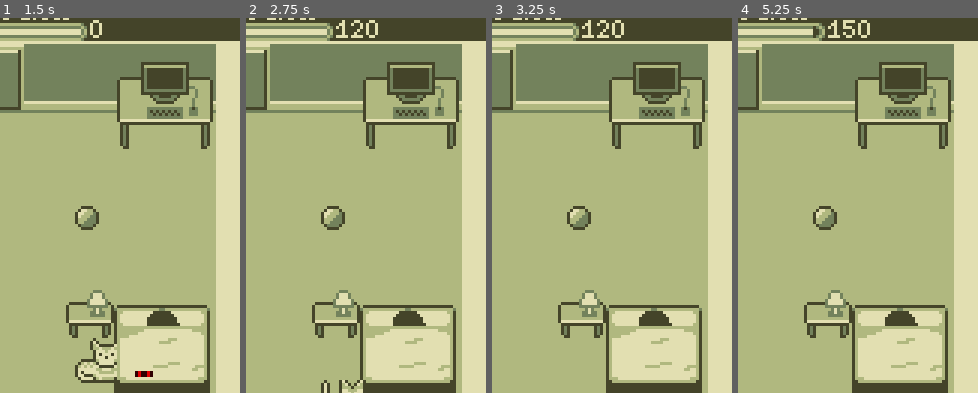
Above: before the commit, frames 1-4 (left to right).
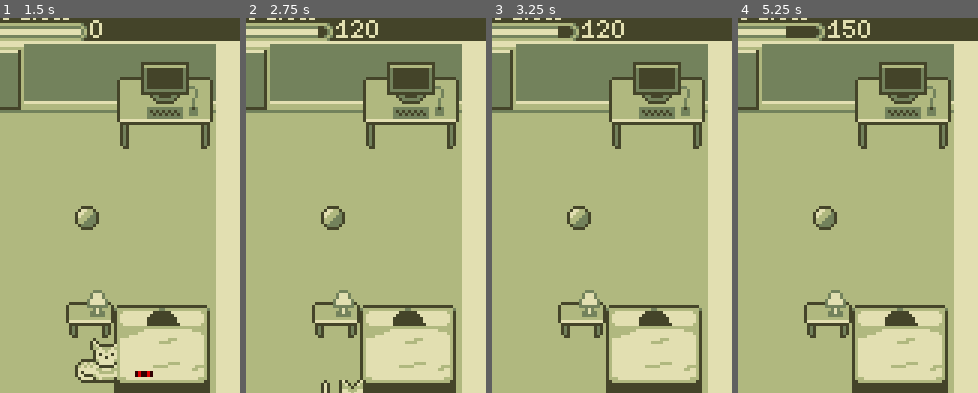
Above: after the commit, the same moments.

Repository: RoxT/legendary-octo-eureka
Game: Godot game, scene res://MainMenu.tscn
Two runs of this game, one before a commit and one after it. Both use one fixed random seed, a clock stepped at 60 frames per second and the inputs below.
Inputs:
- Up to frame 1 (1.5 s): tap Enter at 0.5 s; hold Right (ui_right) 0.53-1.25 s; tap S (sleep) at 0.6 s; tap Space (jump) at 0.77 s; click "Sleep" at 1.25 s
- Up to frame 2 (2.75 s): hold Down (ui_down) from 2.03 s (still down); tap S (sleep) at 2.1 s; tap Space (jump) at 2.27 s
- Up to frame 3 (3.25 s): release Down (ui_down) at 2.78 s; hold Right (ui_right) from 2.78 s (still down); tap S (sleep) at 2.85 s
- Up to frame 4 (5.25 s): release Right (ui_right) at 3.53 s; hold Up (ui_up) 3.53-4.28 s; tap S (sleep) at 3.6, 4.35, 5.1 s; tap Space (jump) at 3.77, 4.52 s; hold Left (ui_left) from 4.28 s (still down)
The pictures show only the part of the screen within x 50-100%, y 3-53%; the shares and areas given below are measured in that part.

Frame 1 is identical in both runs. In frame 2, 0.1% of the frame differs, in the area x 30-34%, y 2-6%; in frame 3, 0.2%; in frame 4, 0.4%, in the area x 20-32%, y 2-6%.

Commit message:
Play to tire, sleep faster

Diff:
--- a/Energy.gd
+++ b/Energy.gd
@@ -1,6 +1,7 @@
 extends TextureProgress
 
 export var tired_threshold:int = 1000
+export var recovery_rate:int = 3
 onready var label = $Label
 const PLAYFULL_TITLE = "Playfull!"
 const SLEEPY_TITLE = "Sleepy"
@@ -14,9 +15,9 @@
 # Called every frame. 'delta' is the elapsed time since the previous frame.
 func _process(delta):
 	if sleeping:
-		value = value + step
+		value = value + step*recovery_rate
 	else:
-		value = value - step
+		value = value - step*recovery_rate
 
 	label.text = SLEEPY_TITLE if value <= tired_threshold else PLAYFULL_TITLE
 	if value >= max_value:
@@ -27,3 +28,6 @@
 
 func sleep():
 	sleeping = true
+
+func drain(amount: int):
+	value = value - amount
--- a/LevelConroller.gd
+++ b/LevelConroller.gd
@@ -16,6 +16,8 @@
 
 const default_multiplier = 10.0
 const CAT = "PlayerCat"
+
+const BALL_DRAIN = 50
 
 class Achievement:
 	var name: String
@@ -127,6 +129,7 @@
 	if body.name == CAT:
 		$Ball/BallAudioStreamPlayer.play()
 		played_with_ball.active = true
+		energyNode.drain(BALL_DRAIN)
 
 func _on_Human_Body_body_entered(body):
 	if body.name == CAT && $HumanLife.has_time_for_cute():
--- a/Main.tscn
+++ b/Main.tscn
@@ -201,6 +201,7 @@
 position = Vector2( 0, -7 )
 frames = ExtResource( 25 )
 animation = "up_"
+frame = 1
 playing = true
 script = ExtResource( 21 )
 __meta__ = {
Not shown, changed: webbuild/index.html
Not shown, changed: webbuild/index.pck
